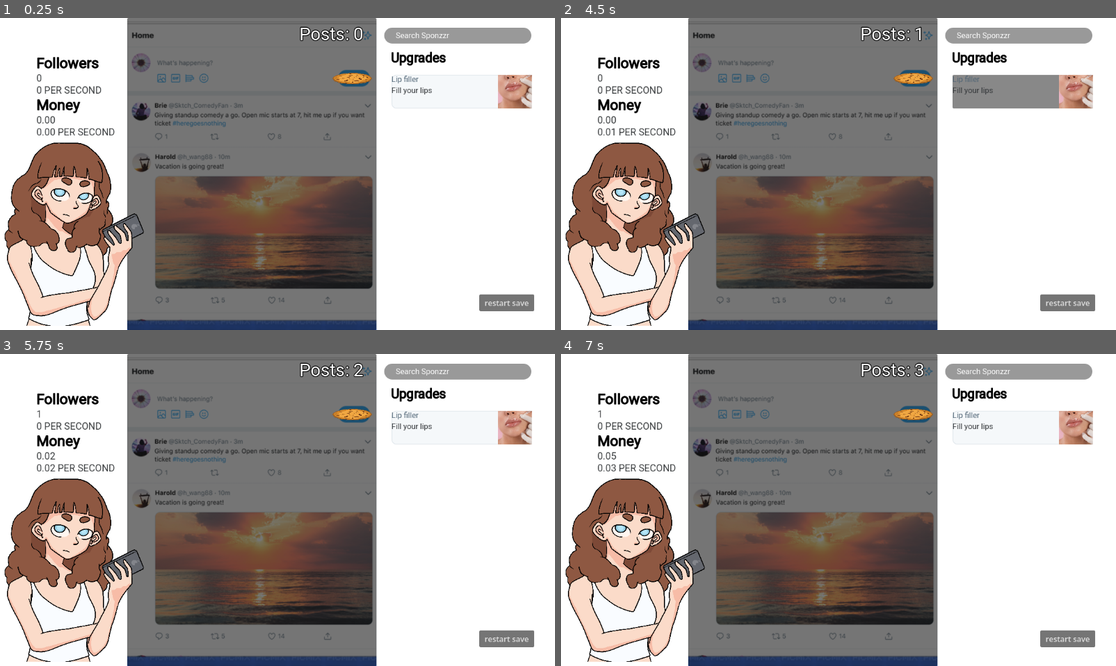
Above: before the commit, frames 1-4 (two rows, left to right).
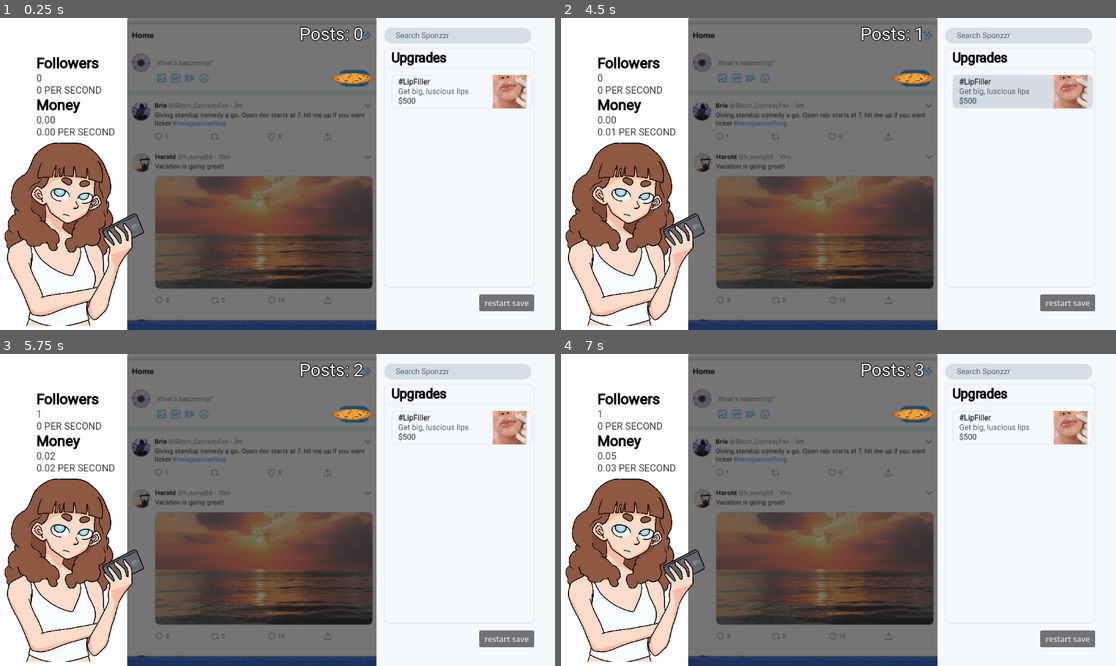
Above: after the commit, the same moments.

Repository: pluto13x/sponzorusa-simulator
Game: Godot game, scene res://scenes/game.tscn
The game is run twice, just before and just after one commit, with the same random seed, the same clock (stepped at 60 frames per second) and the same inputs.
Inputs (mouse positions are in pixels of both pictures, inside the frame that each line leads up to):
- Up to frame 1 (0.25 s): no input
- Up to frame 2 (4.5 s): click (1021, 92) at 0.5 s; click "restart save" at 1.25 s; click "restart save" at 2 s; click "restart save" at 2.75 s; click (910, 77) at 3.5 s; click (1021, 92) at 4.25 s
- Up to frame 3 (5.75 s): click (349, 413) at 5 s
- Up to frame 4 (7 s): click (1021, 428) at 5.75 s; click (910, 413) at 6.5 s

The runs differ from the first frame. In frame 1, 2.5% of the frame differs, in the area x 69-97%, y 3-87%; in frame 2, 4.1%; in frame 3, 2.5%; in frame 4, 2.5%.

Commit message:
right panel ui styles done

Diff:
--- a/scenes/game.tscn
+++ b/scenes/game.tscn
@@ -5,25 +5,22 @@
 [ext_resource type="FontFile" uid="uid://dotcd5415ybtp" path="res://assets/fonts/Roboto-VariableFont_wdth,wght.ttf" id="3_gee14"]
 [ext_resource type="Script" uid="uid://bdnampsdc2ngg" path="res://scripts/stats.gd" id="4_0tnpc"]
 [ext_resource type="Texture2D" uid="uid://7w7donwap0or" path="res://assets/upgrade icons/AdobeStock_316494354-scaled.png" id="4_gee14"]
+[ext_resource type="StyleBox" uid="uid://bed357cj0m3pq" path="res://styles/defaultUpgrade.tres" id="4_vtaks"]
 [ext_resource type="Texture2D" uid="uid://bqm2gipwmx0gg" path="res://assets/img/cookie.png" id="5_vtaks"]
 [ext_resource type="PackedScene" uid="uid://dqm8lpmabpugh" path="res://scenes/sponzorusa.tscn" id="6_kvpfn"]
 [ext_resource type="Script" uid="uid://b5y1pcppps2cc" path="res://scenes/posts.gd" id="6_u5sy4"]
 
 [sub_resource type="StyleBoxFlat" id="StyleBoxFlat_eow3j"]
-bg_color = Color(1, 1, 1, 1)
-
-[sub_resource type="StyleBoxFlat" id="StyleBoxFlat_u5sy4"]
-bg_color = Color(1, 1, 1, 1)
-corner_radius_top_left = 10
-corner_radius_top_right = 10
+bg_color = Color(0.9607843, 0.972549, 0.98039216, 1)
 
 [sub_resource type="StyleBoxFlat" id="StyleBoxFlat_gee14"]
+bg_color = Color(0.8352941, 0.87058824, 0.89411765, 1)
 corner_radius_top_left = 20
 corner_radius_top_right = 20
 corner_radius_bottom_right = 20
 corner_radius_bottom_left = 20
 
-[sub_resource type="StyleBoxFlat" id="StyleBoxFlat_0tnpc"]
+[sub_resource type="StyleBoxFlat" id="StyleBoxFlat_u5sy4"]
 bg_color = Color(0.9607843, 0.972549, 0.98039216, 1)
 border_width_left = 1
 border_width_top = 1
@@ -32,6 +29,20 @@
 border_color = Color(0.8352941, 0.87058824, 0.89411765, 1)
 corner_radius_top_left = 10
 corner_radius_top_right = 10
+
+[sub_resource type="StyleBoxFlat" id="StyleBoxFlat_vtaks"]
+bg_color = Color(0.9607843, 0.972549, 0.98039216, 1)
+border_width_left = 1
+border_width_right = 1
+border_width_bottom = 1
+border_color = Color(0.8352941, 0.87058824, 0.89411765, 1)
+corner_radius_bottom_right = 10
+corner_radius_bottom_left = 10
+
+[sub_resource type="StyleBoxFlat" id="StyleBoxFlat_kvpfn"]
+bg_color = Color(0.8352941, 0.8627451, 0.89411765, 1)
+corner_radius_top_left = 10
+corner_radius_top_right = 10
 corner_radius_bottom_right = 10
 corner_radius_bottom_left = 10
 
@@ -64,6 +75,18 @@
 grow_horizontal = 0
 grow_vertical = 2
 theme_override_styles/panel = SubResource("StyleBoxFlat_eow3j")
+
+[node name="SearchSponzzr" type="Label" parent="RightPanel" unique_id=1283586624]
+layout_mode = 0
+offset_left = 16.0
+offset_top = 20.0
+offset_right = 321.0
+offset_bottom = 53.0
+theme_override_colors/font_color = Color(0.30980393, 0.39215687, 0.45882353, 1)
+theme_override_fonts/font = ExtResource("3_gee14")
+theme_override_styles/normal = SubResource("StyleBoxFlat_gee14")
+text = "      Search Sponzzr"
+vertical_alignment = 1
 
 [node name="Upgrades" type="Label" parent="RightPanel" unique_id=1680081516]
 layout_mode = 1
@@ -80,36 +103,34 @@
 text = "  Upgrades"
 vertical_alignment = 1
 
-[node name="Label" type="Label" parent="RightPanel" unique_id=1283586624]
-layout_mode = 0
-offset_left = 16.0
-offset_top = 20.0
-offset_right = 321.0
-offset_bottom = 53.0
-theme_override_fonts/font = ExtResource("3_gee14")
-theme_override_styles/normal = SubResource("StyleBoxFlat_gee14")
-text = "      Search Sponzzr"
-vertical_alignment = 1
-
-[node name="MarginContainer" type="MarginContainer" parent="RightPanel" unique_id=703428590]
+[node name="Panel" type="Panel" parent="RightPanel" unique_id=101649144]
 layout_mode = 0
 offset_left = 16.0
 offset_top = 103.0
 offset_right = 327.0
 offset_bottom = 560.0
+theme_override_styles/panel = SubResource("StyleBoxFlat_vtaks")
+
+[node name="MarginContainer" type="MarginContainer" parent="RightPanel/Panel" unique_id=703428590]
+layout_mode = 0
+offset_right = 311.0
+offset_bottom = 457.0
 theme_override_constants/margin_left = 15
 theme_override_constants/margin_top = 15
 theme_override_constants/margin_right = 5
 
-[node name="UpgradeButtons" type="VBoxContainer" parent="RightPanel/MarginContainer" unique_id=264514197]
-layout_mode = 2
-
-[node name="Button" type="Button" parent="RightPanel/MarginContainer/UpgradeButtons" unique_id=1411194802]
+[node name="UpgradeButtons" type="VBoxContainer" parent="RightPanel/Panel/MarginContainer" unique_id=264514197]
+layout_mode = 2
+theme_override_constants/separation = 17
+
+[node name="Button" type="Button" parent="RightPanel/Panel/MarginContainer/UpgradeButtons" unique_id=1411194802]
 custom_minimum_size = Vector2(0, 70)
 layout_mode = 2
-theme_override_styles/normal = SubResource("StyleBoxFlat_0tnpc")
-
-[node name="HBoxContainer" type="HBoxContainer" parent="RightPanel/MarginContainer/UpgradeButtons/Button" unique_id=892110688]
+theme_override_styles/normal = ExtResource("4_vtaks")
+theme_override_styles/pressed = ExtResource("4_vtaks")
+theme_override_styles/hover = SubResource("StyleBoxFlat_kvpfn")
+
+[node name="HBoxContainer" type="HBoxContainer" parent="RightPanel/Panel/MarginContainer/UpgradeButtons/Button" unique_id=892110688]
 layout_mode = 1
 anchors_preset = 15
 anchor_right = 1.0
@@ -118,23 +139,41 @@
 grow_vertical = 2
 theme_override_constants/separation = 10
 
-[node name="VBoxContainer" type="VBoxContainer" parent="RightPanel/MarginContainer/UpgradeButtons/Button/HBoxContainer" unique_id=1402188554]
+[node name="MarginContainer" type="MarginContainer" parent="RightPanel/Panel/MarginContainer/UpgradeButtons/Button/HBoxContainer" unique_id=2078070456]
+custom_minimum_size = Vector2(200, 0)
+layout_mode = 2
+theme_override_constants/margin_left = 14
+theme_override_constants/margin_top = 5
+theme_override_constants/margin_bottom = 0
+
+[node name="VBoxContainer" type="VBoxContainer" parent="RightPanel/Panel/MarginContainer/UpgradeButtons/Button/HBoxContainer/MarginContainer" unique_id=1402188554]
 layout_mode = 2
 size_flags_horizontal = 3
-
-[node name="Label" type="Label" parent="RightPanel/MarginContainer/UpgradeButtons/Button/HBoxContainer/VBoxContainer" unique_id=1328976352]
+theme_override_constants/separation = 1
+
+[node name="Name" type="Label" parent="RightPanel/Panel/MarginContainer/UpgradeButtons/Button/HBoxContainer/MarginContainer/VBoxContainer" unique_id=1328976352]
+layout_mode = 2
+theme_override_colors/font_color = Color(0.20784314, 0.21960784, 0.23137255, 1)
+theme_override_colors/font_outline_color = Color(0.20784314, 0.21960784, 0.23137255, 1)
+theme_override_constants/outline_size = 1
+theme_override_fonts/font = ExtResource("3_gee14")
+text = "#LipFiller"
+
+[node name="Desc" type="Label" parent="RightPanel/Panel/MarginContainer/UpgradeButtons/Button/HBoxContainer/MarginContainer/VBoxContainer" unique_id=1872541031]
 layout_mode = 2
 theme_override_colors/font_color = Color(0.30980393, 0.39215687, 0.45882353, 1)
 theme_override_fonts/font = ExtResource("3_gee14")
-text = "Lip filler"
-
-[node name="Label2" type="Label" parent="RightPanel/MarginContainer/UpgradeButtons/Button/HBoxContainer/VBoxContainer" unique_id=1243665083]
-layout_mode = 2
-theme_override_colors/font_color = Color(0.20784314, 0.21960784, 0.23137255, 1)
-theme_override_fonts/font = ExtResource("3_gee14")
-text = "Fill your lips"
-
-[node name="TextureRect" type="TextureRect" parent="RightPanel/MarginContainer/UpgradeButtons/Button/HBoxContainer" unique_id=786626956]
+text = "Get big, luscious lips"
+
+[node name="Price" type="Label" parent="RightPanel/Panel/MarginContainer/UpgradeButtons/Button/HBoxContainer/MarginContainer/VBoxContainer" unique_id=1243665083]
+layout_mode = 2
+theme_override_colors/font_color = Color(0.30980393, 0.39215687, 0.45882353, 1)
+theme_override_colors/font_outline_color = Color(0.30980393, 0.39215687, 0.45882353, 1)
+theme_override_constants/outline_size = 1
+theme_override_fonts/font = ExtResource("3_gee14")
+text = "$500"
+
+[node name="TextureRect" type="TextureRect" parent="RightPanel/Panel/MarginContainer/UpgradeButtons/Button/HBoxContainer" unique_id=786626956]
 layout_mode = 2
 texture = ExtResource("4_gee14")
 expand_mode = 2
--- /dev/null
+++ b/styles/defaultUpgrade.tres
@@ -0,0 +1,13 @@
+[gd_resource type="StyleBoxFlat" format=3 uid="uid://bed357cj0m3pq"]
+
+[resource]
+bg_color = Color(0.9607843, 0.972549, 0.98039216, 1)
+border_width_left = 1
+border_width_top = 1
+border_width_right = 1
+border_width_bottom = 1
+border_color = Color(0.8352941, 0.87058824, 0.89411765, 1)
+corner_radius_top_left = 10
+corner_radius_top_right = 10
+corner_radius_bottom_right = 10
+corner_radius_bottom_left = 10
